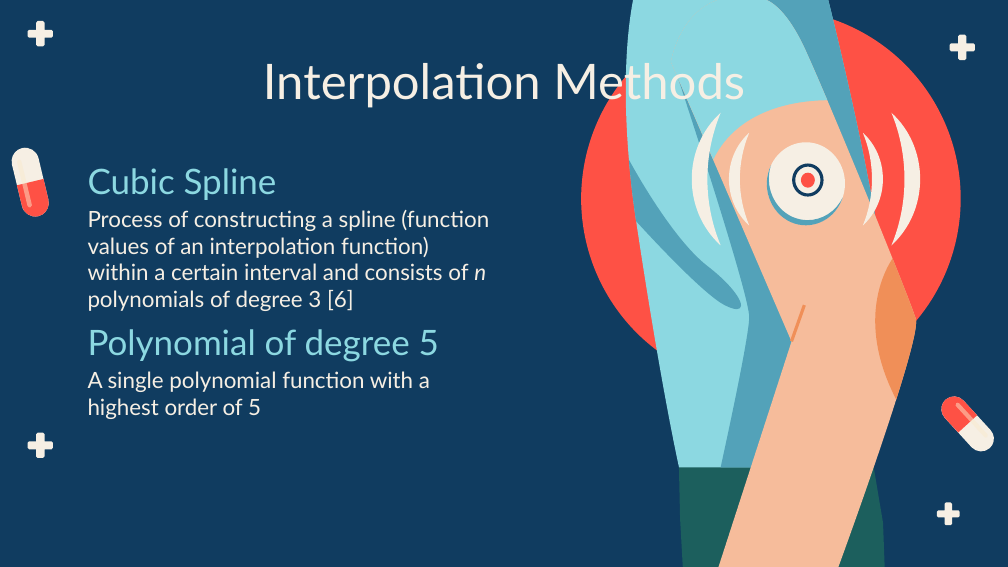
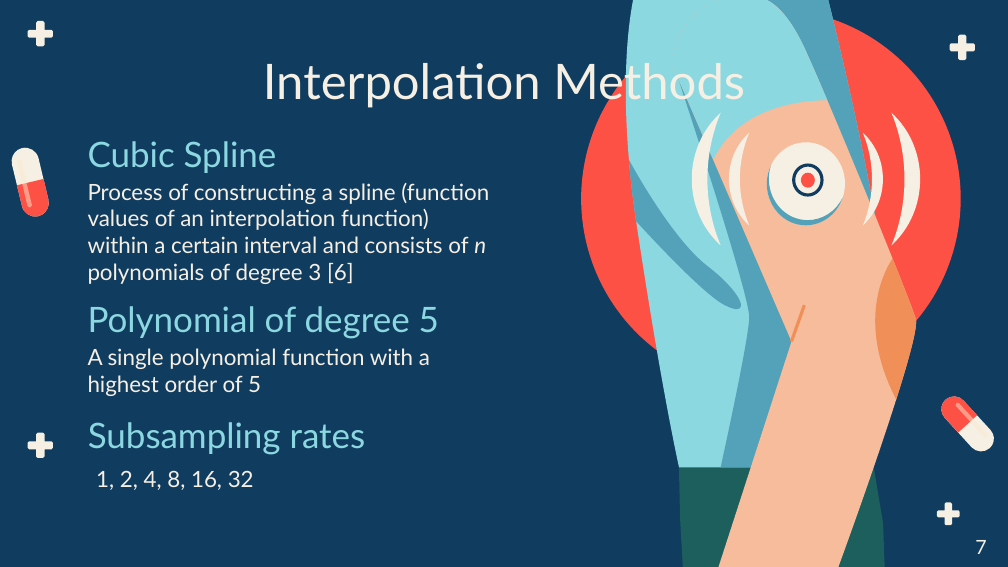
Before and after one commit to BME-Students/DDDM-Project7, a slide deck: slide 7 of From Finger Stick Blood Glucose Samples to the Predictive Power of continuous glucose monitoring.pptx (slide 9 before the commit). Drawn at 1008x567 pixels with LibreOffice and Linux fonts; fonts in the diff are those of the drawing. Boxes give left, top, right and bottom in pixels: in the first picture for what was removed or moved away, otherwise in the second. Text is boxed around its words. In the diff, an @@ line names an element or a change of style, - is before the commit and + after.

```diff
--- a/From Finger Stick Blood Glucose Samples to the Predictive Power of continuous glucose monitoring.pptx
+++ b/From Finger Stick Blood Glucose Samples to the Predictive Power of continuous glucose monitoring.pptx
@@ 3 texts: place and size @@
-3 texts at bbox=[88, 168, 439, 419]
+3 texts at bbox=[88, 141, 439, 396]
@@ text "Process of constructing a spline ...": place and size @@
-text "Process of constructing a spline ..." at bbox=[88, 210, 489, 311]
+text "Process of constructing a spline ..." at bbox=[88, 183, 489, 284]
@@ text added at bbox=[88, 422, 366, 455], 25 pt, text #8CD8E1 @@
+Subsampling rates
@@ text added at bbox=[96, 470, 254, 490], 16 pt, text #F6EFE4 @@
+1, 2, 4, 8, 16, 32
@@ text added at bbox=[975, 540, 986, 554], 14 pt, text #F6EFE4 @@
+7
```
Also in this commit, not shown: 13 other slides changed, 2 slides added, 3 slides removed, 4 other files.
